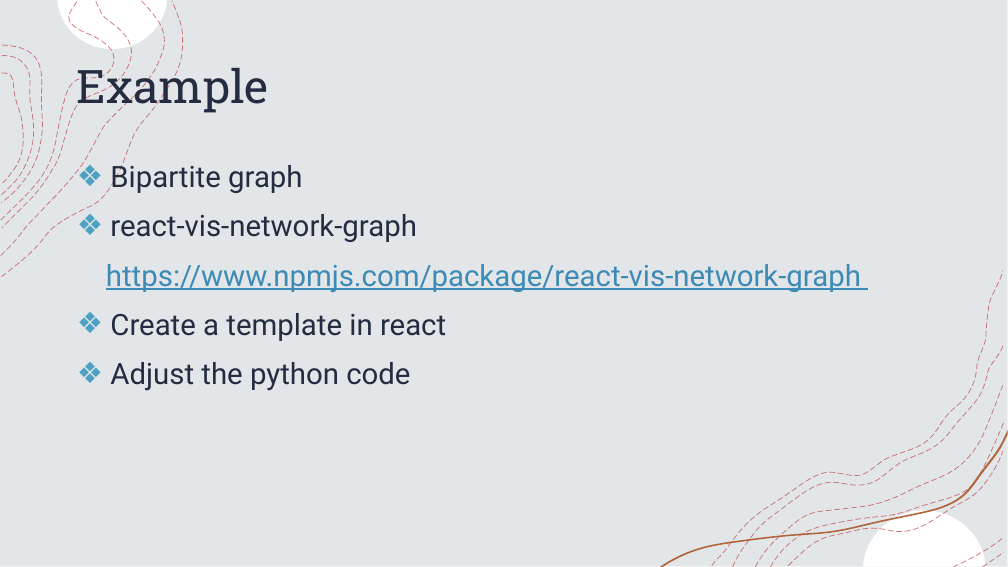
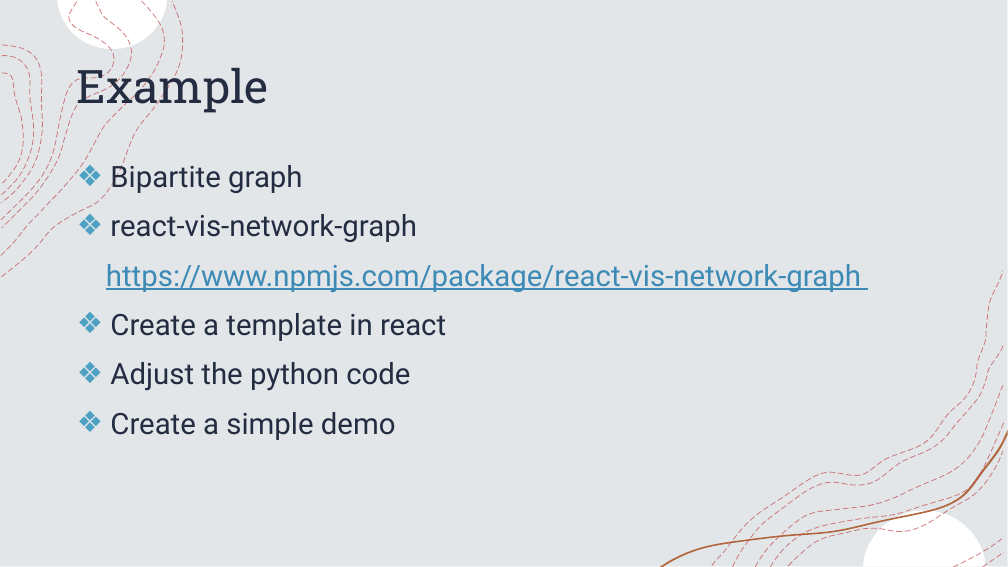
Before and after one commit to shaharjacob/learning-react, a slide deck: slide 8 of Presentation1.pptx. Drawn at 1008x567 pixels with LibreOffice and Linux fonts; fonts in the diff are those of the drawing. Boxes give left, top, right and bottom in pixels: in the first picture for what was removed or moved away, otherwise in the second. Text is boxed around its words. In the diff, an @@ line names an element or a change of style, - is before the commit and + after.

```diff
--- a/Presentation1.pptx
+++ b/Presentation1.pptx
@@ text at (110, 412, 396, 440): paragraph added @@
+❖ Create a simple demo
```
Also in this commit, not shown: 2 other slides changed, 2 other files.
